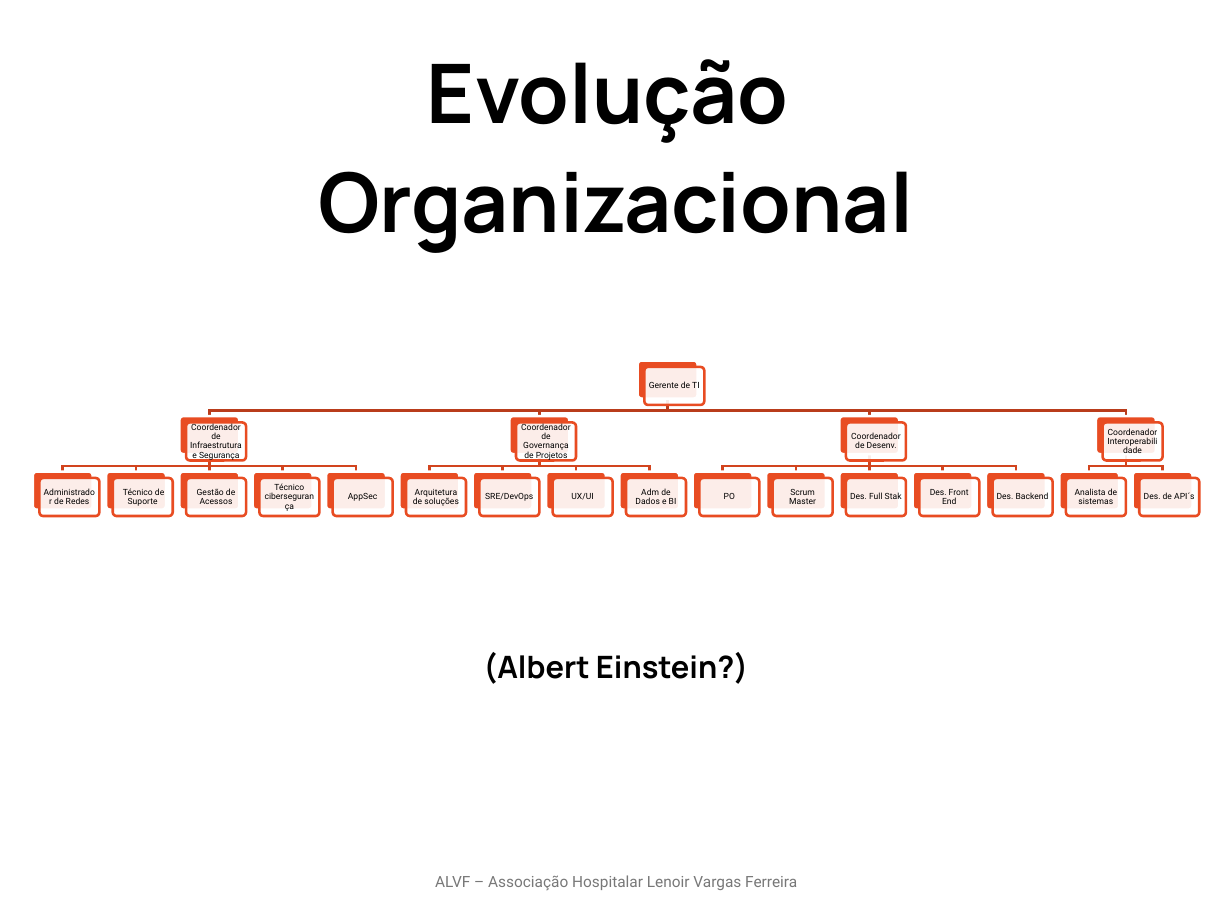
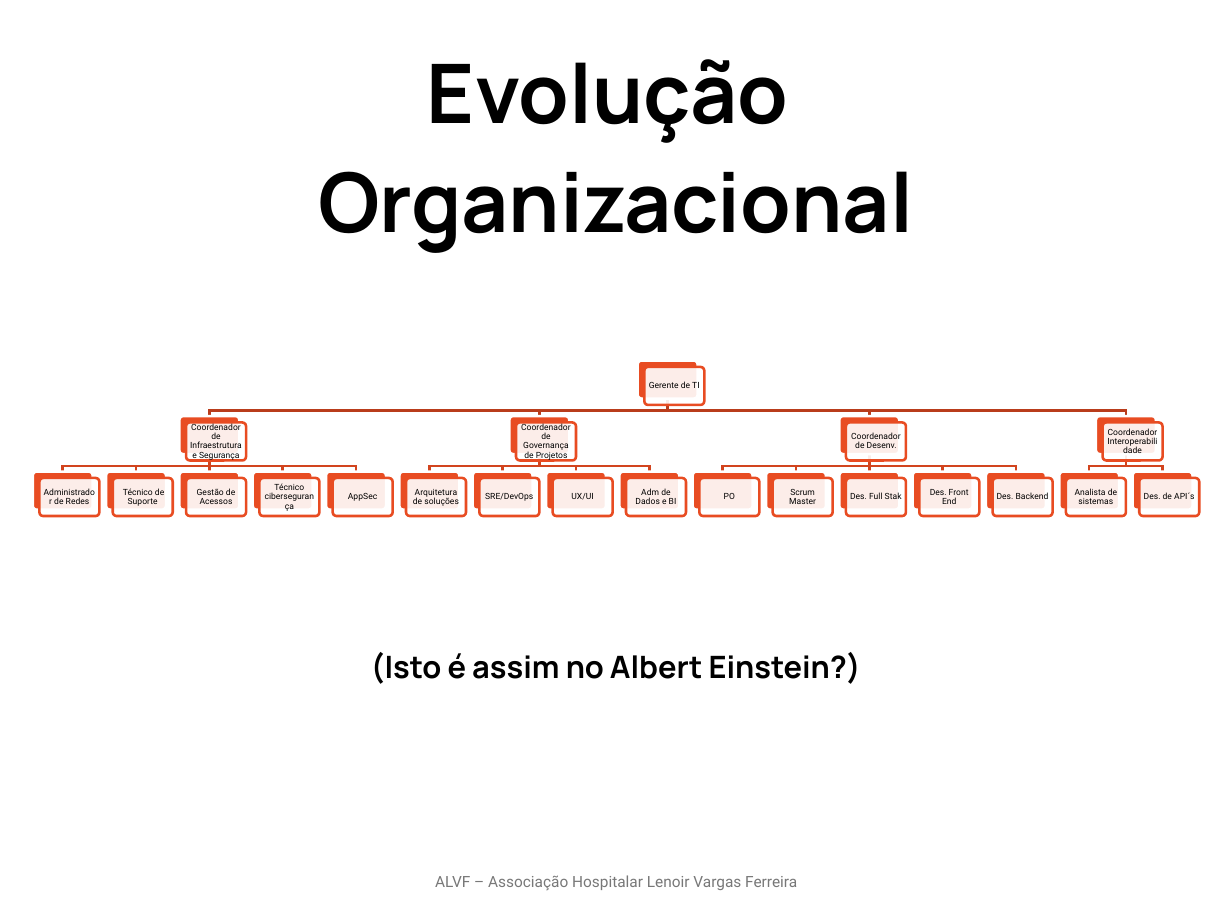
Before and after one commit to ProjetosALVF/ALVF_ProspeccaoGestao_TI, a slide deck: slide 15 of ALVF_Organizacional_ConselhoDe Administracao_Fev_2025/Estrutura_OrganizacionalGovernançaDeTI_ALVF.pptx. Drawn at 1232x924 pixels with LibreOffice and Linux fonts; fonts in the diff are those of the drawing. Boxes give left, top, right and bottom in pixels: in the first picture for what was removed or moved away, otherwise in the second. Text is boxed around its words. In the diff, an @@ line names an element or a change of style, - is before the commit and + after.

```diff
--- a/ALVF_Organizacional_ConselhoDe Administracao_Fev_2025/Estrutura_OrganizacionalGovernançaDeTI_ALVF.pptx
+++ b/ALVF_Organizacional_ConselhoDe Administracao_Fev_2025/Estrutura_OrganizacionalGovernançaDeTI_ALVF.pptx
@@ text at (371, 652, 861, 684): text changed @@
-(Albert Einstein?)
+(Isto é assim no Albert Einstein?)
```
Also in this commit, not shown: 10 other slides changed, 5 other files.
